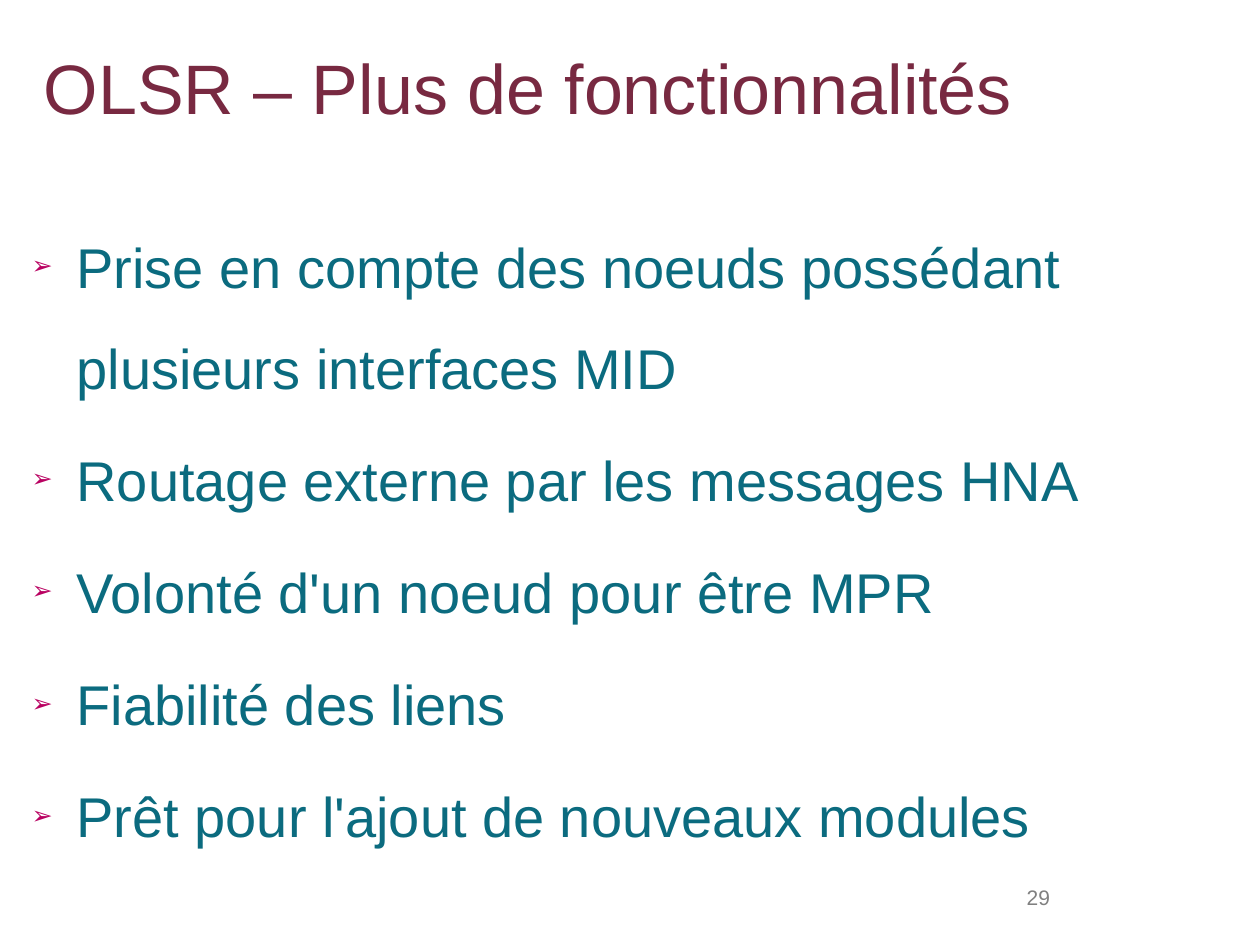
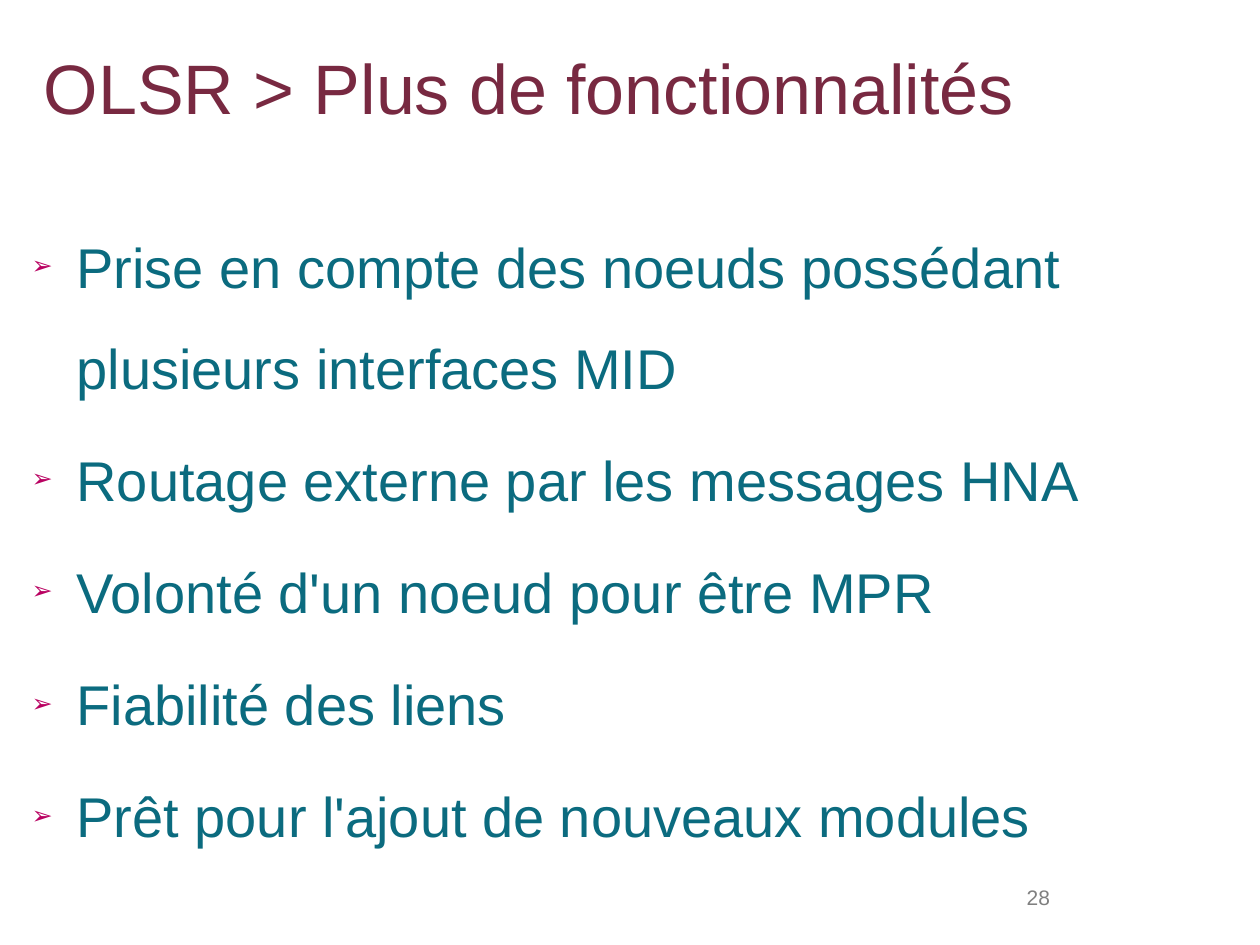
Before and after one commit to lbarbisan/adhoc, a slide deck: slide 28 of work/les_routages_adhoc.odp (slide 29 before the commit). Drawn at 1260x945 pixels with LibreOffice and Linux fonts; fonts in the diff are those of the drawing; background and template pictures are left out. Boxes give left, top, right and bottom in pixels: in the first picture for what was removed or moved away, otherwise in the second. Text is boxed around its words. In the diff, an @@ line names an element or a change of style, - is before the commit and + after.

```diff
--- a/work/les_routages_adhoc.odp
+++ b/work/les_routages_adhoc.odp
@@ title at (44,62,1014,115): text changed @@
-OLSR – Plus de fonctionnalités
+OLSR > Plus de fonctionnalités
@@ page number at (1027,890,1050,905): text changed @@
-29
+28
```
Also in this commit, not shown: 28 other slides changed, 1 slide removed, 1 other file.
